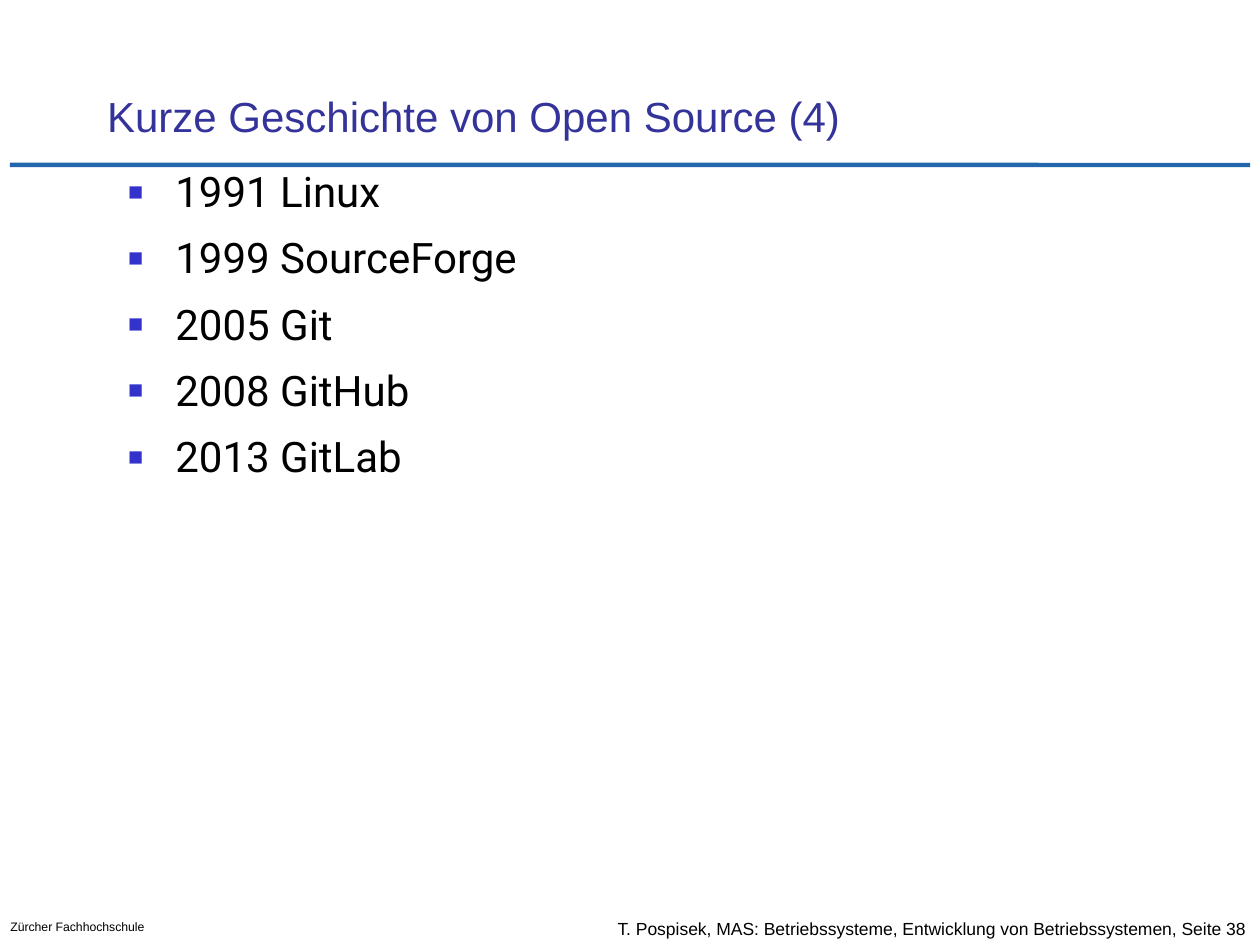
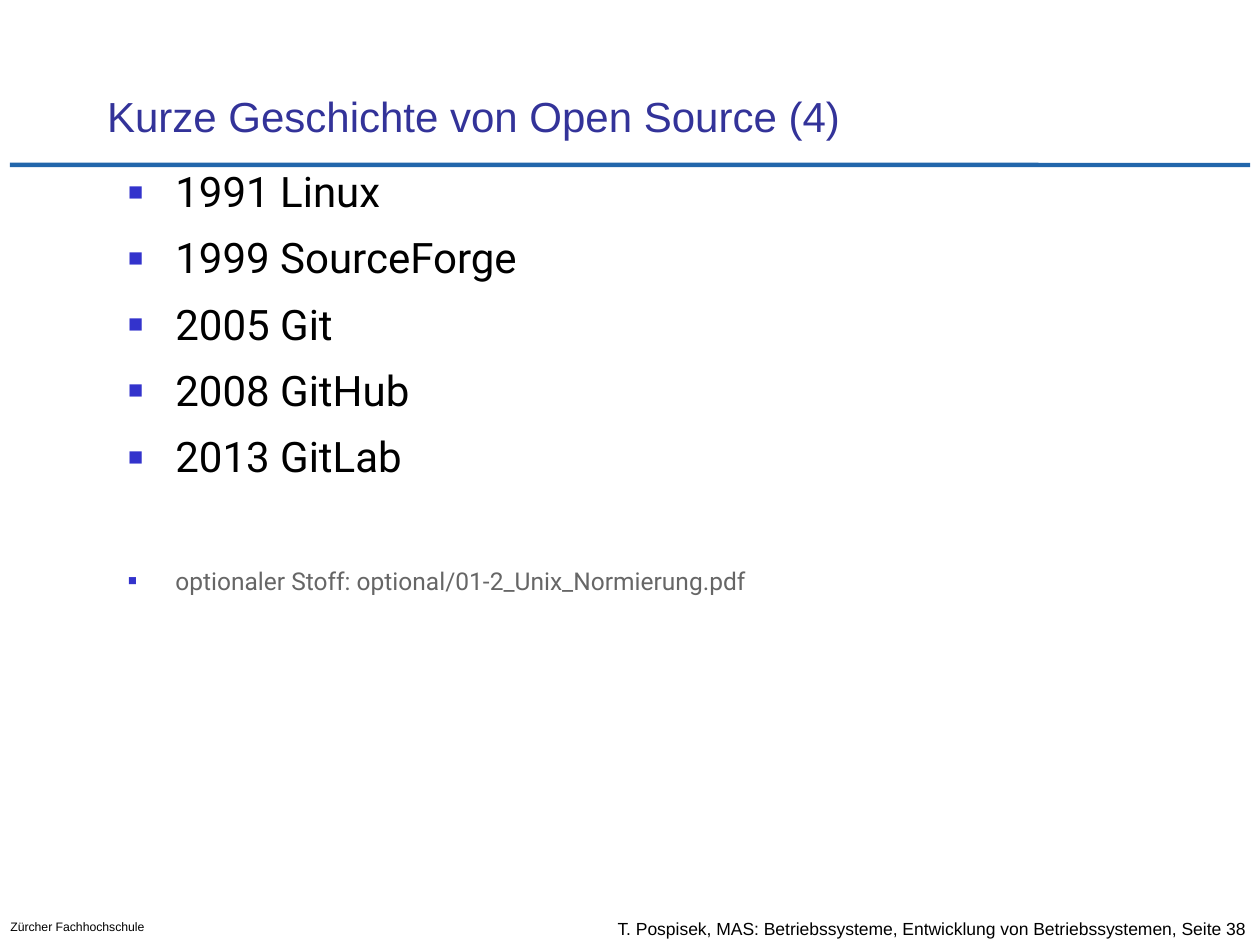
Before and after one commit to tpo/betriebssysteme, a slide deck: slide 38 of 01-2_Entwicklung_von_Betriebssystemen.odp. Drawn at 1260x945 pixels with LibreOffice and Linux fonts; fonts in the diff are those of the drawing; background and template pictures are left out. Boxes give left, top, right and bottom in pixels: in the first picture for what was removed or moved away, otherwise in the second. Text is boxed around its words. In the diff, an @@ line names an element or a change of style, - is before the commit and + after.

Commit message:
S. 39 "Unix Normierung" in optionalen Stoff verschoben

```diff
--- a/01-2_Entwicklung_von_Betriebssystemen.odp
+++ b/01-2_Entwicklung_von_Betriebssystemen.odp
@@ text at [175,571,746,595]: paragraph added @@
+■ optionaler Stoff: optional/01-2_Unix_Normierung.pdf
```
Also in this commit, not shown: 1 slide removed, 3 other files.
